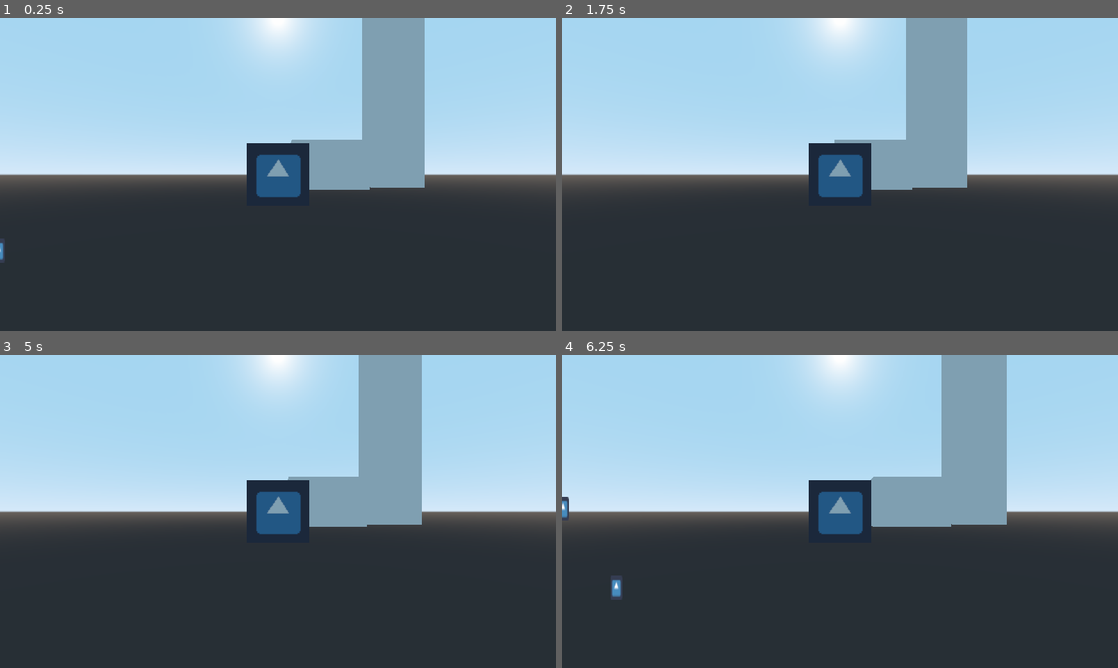
Above: before the commit, frames 1-4 (two rows, left to right).
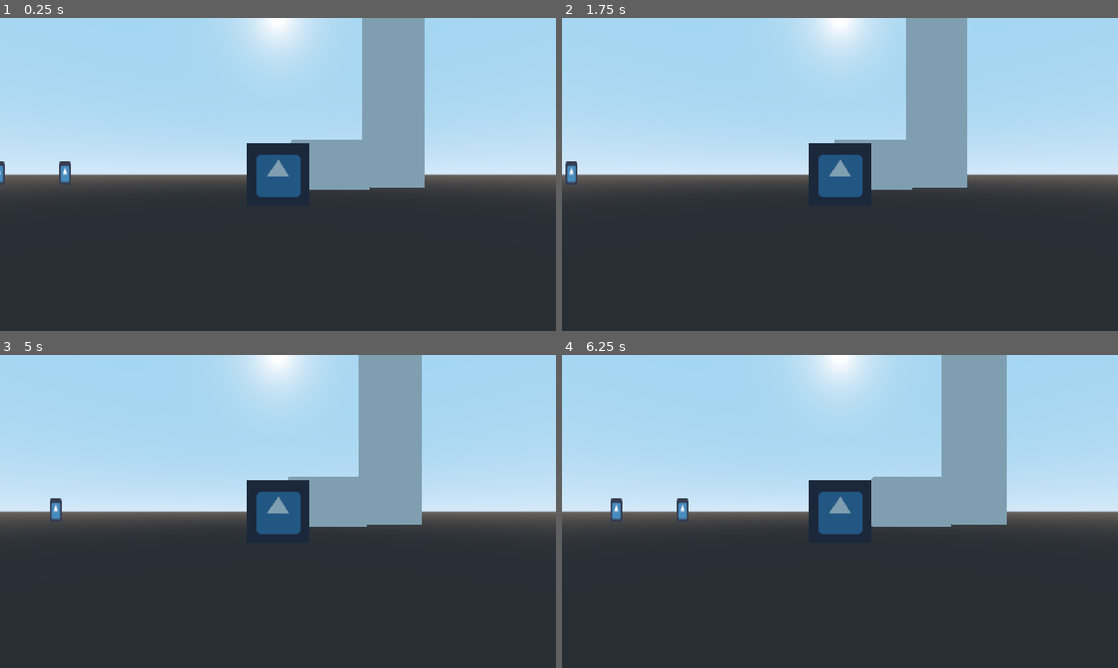
Above: after the commit, the same moments.

Repository: JoonasHeinonen/escape-from-zordoom-prison
Game: Godot game, scene res://scenes/Levels/TestLevel.tscn
The game is run twice, just before and just after one commit, with the same random seed, the same clock (stepped at 60 frames per second) and the same inputs. This scene is started directly instead of the project's main scene. The engine's default icon, where the game draws it, is replaced by a stand-in: a white triangle on a blue panel in a dark square.
Inputs:
- Up to frame 1 (0.25 s): no input
- Up to frame 2 (1.75 s): tap Enter at 0.5 s; hold Right (ui_right) 0.53-1.28 s; tap Space (jump) at 0.77, 1.52 s; hold Left (ui_left) from 1.28 s (still down)
- Up to frame 3 (5 s): release Left (ui_left) at 2.03 s; hold Right (ui_right) 2.03-3.53 s; tap Space (jump) at 3.02, 3.77, 4.52 s; hold Left (ui_left) from 3.53 s (still down)
- Up to frame 4 (6.25 s): release Left (ui_left) at 5.78 s; hold Right (ui_right) from 5.78 s (still down); tap Space (jump) at 6.02 s

The runs differ from the first frame. In frame 1, 0.3% of the frame differs, in the area x 0-13%, y 45-79%; in frame 2, 0.1%; in frame 3, 0.1%; in frame 4, 0.5%, in the area x 0-23%, y 45-79%.

Commit message:
fixed commits and collision shape

Diff:
--- a/scenes/Levels/TestLevel.tscn
+++ b/scenes/Levels/TestLevel.tscn
@@ -26,7 +26,7 @@
 [node name="player" parent="." instance=ExtResource( 2 )]
 
 [node name="bolt" type="Area" parent="."]
-transform = Transform( 0.5, 0, 0, 0, 1, 0, 0, 0, 0.5, -8.97997, 0.0797558, 1.0466 )
+transform = Transform( 0.5, 0, 0, 0, 1, 0, 0, 0, 0.5, -11.3003, 0.0797558, 1.0466 )
 script = ExtResource( 3 )
 __meta__ = {
 "_edit_group_": true
@@ -39,7 +39,7 @@
 shape = SubResource( 7 )
 
 [node name="bolt2" type="Area" parent="."]
-transform = Transform( 0.5, 0, 0, 0, 1, 0, 0, 0, 0.5, -7.54086, -2.05445, 1.0466 )
+transform = Transform( 0.5, 0, 0, 0, 1, 0, 0, 0, 0.5, -7.54086, 0.0300846, 1.0466 )
 script = ExtResource( 3 )
 __meta__ = {
 "_edit_group_": true
@@ -50,3 +50,16 @@
 
 [node name="CollisionShape" type="CollisionShape" parent="bolt2"]
 shape = SubResource( 7 )
+
+[node name="bolt3" type="Area" parent="."]
+transform = Transform( 0.5, 0, 0, 0, 1, 0, 0, 0, 0.5, -5.75161, 0.0300846, 1.0466 )
+script = ExtResource( 3 )
+__meta__ = {
+"_edit_group_": true
+}
+
+[node name="Sprite3D" type="Sprite3D" parent="bolt3"]
+texture = ExtResource( 1 )
+
+[node name="CollisionShape" type="CollisionShape" parent="bolt3"]
+shape = SubResource( 7 )
--- a/scenes/Player/player.tscn
+++ b/scenes/Player/player.tscn
@@ -34,6 +34,7 @@
 material/0 = SubResource( 3 )
 
 [node name="AreaPlayer" type="Area" parent="."]
+transform = Transform( 0.5, 0, 0, 0, 0.5, 0, 0, 0, 0.5, 0, 0, 0 )
 
 [node name="CollisionShape" type="CollisionShape" parent="AreaPlayer"]
 shape = SubResource( 6 )
--- a/src/scripts/Player/Player.gd
+++ b/src/scripts/Player/Player.gd
@@ -1,17 +1,12 @@
 extends KinematicBody
 
 
-# Declare member variables here. Examples:
-# var a = 2
-# var b = "text"
+
 var velocity=Vector3(0,0,0)
 export var  speed=1
 var gravity=0
 var jump=5
 var bolt=0
-# Called when the node enters the scene tree for the first time.
-func _ready():
-	pass # Replace with function body.
 
 func _physics_process(delta):
 	if Input.is_action_pressed("ui_right") and  Input.is_action_pressed("ui_left"):
@@ -32,6 +27,3 @@
 
 
 	move_and_slide(velocity,Vector3.UP)
-# Called every frame. 'delta' is the elapsed time since the previous frame.
-#func _process(delta):
-#	pass
--- a/src/scripts/bolt/bolt.gd
+++ b/src/scripts/bolt/bolt.gd
@@ -1,25 +1,18 @@
 extends Area
 
 
-# Declare member variables here. Examples:
-# var a = 2
-# var b = "text"
+
 var getMagnet=false
 #var position=Vector3()
-# Called when the node enters the scene tree for the first time.
-func _ready():
-	pass # Replace with function body.
 
 #adding random number
 var random=RandomNumberGenerator.new()
-# Called every frame. 'delta' is the elapsed time since the previous frame.
-#func _process(delta):
-#	pass
+
 func _physics_process(delta):
 	if getMagnet == false:
 		#makes the bolts fall due to the y axis
 		translation.y
-		#print(translation)
+
 	var bodies=get_overlapping_areas()
 	for body in bodies:
 		if body.name=="AreaPlayer":
